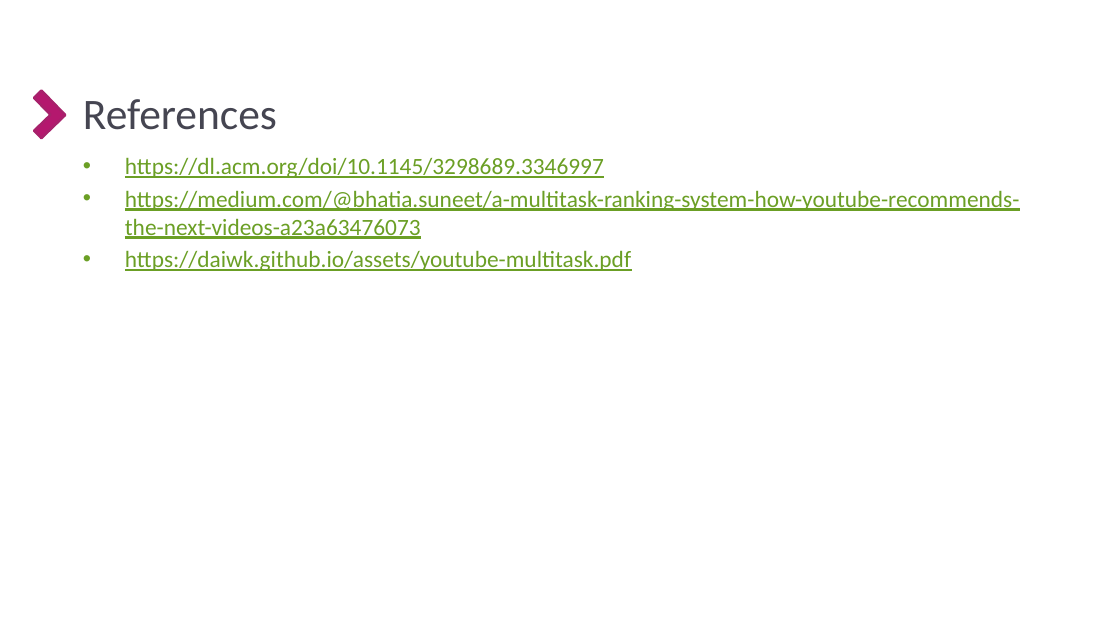
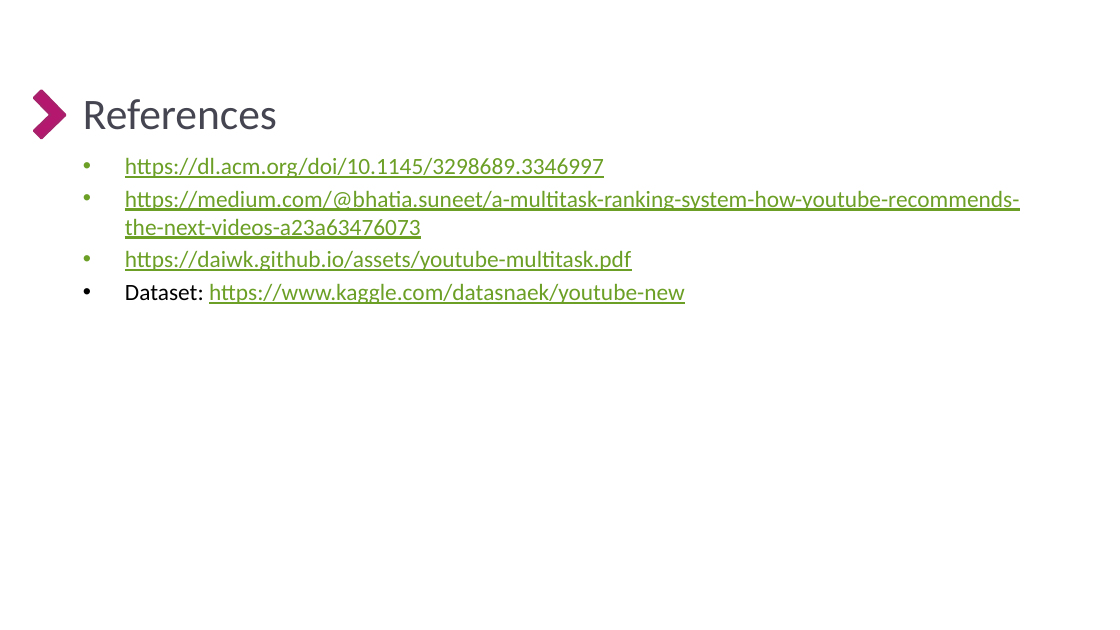
Before and after one commit to GPSV-Project/Recommendation_System, a slide deck: slide 16 of 3- Presentation/Recommendation Engine Project using MMoE.pptx. Drawn at 1120x630 pixels with LibreOffice and Linux fonts; fonts in the diff are those of the drawing; background and template pictures are left out. Boxes give left, top, right and bottom in pixels: in the first picture for what was removed or moved away, otherwise in the second. Text is boxed around its words. In the diff, an @@ line names an element or a change of style, - is before the commit and + after.

```diff
--- a/3- Presentation/Recommendation Engine Project using MMoE.pptx
+++ b/3- Presentation/Recommendation Engine Project using MMoE.pptx
@@ text at [125, 283, 685, 304]: paragraph added @@
+• Dataset: https://www.kaggle.com/datasnaek/youtube-new
```
